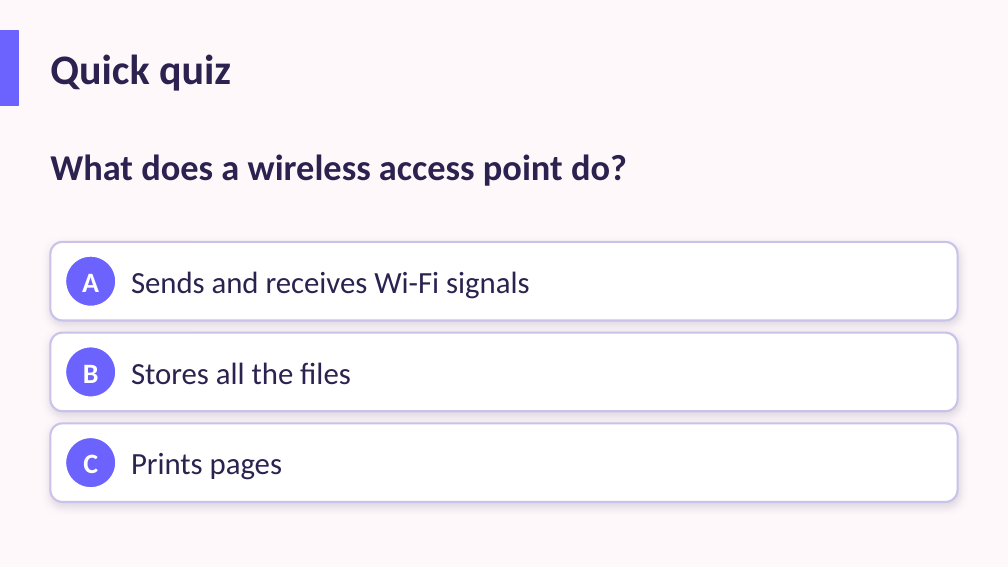
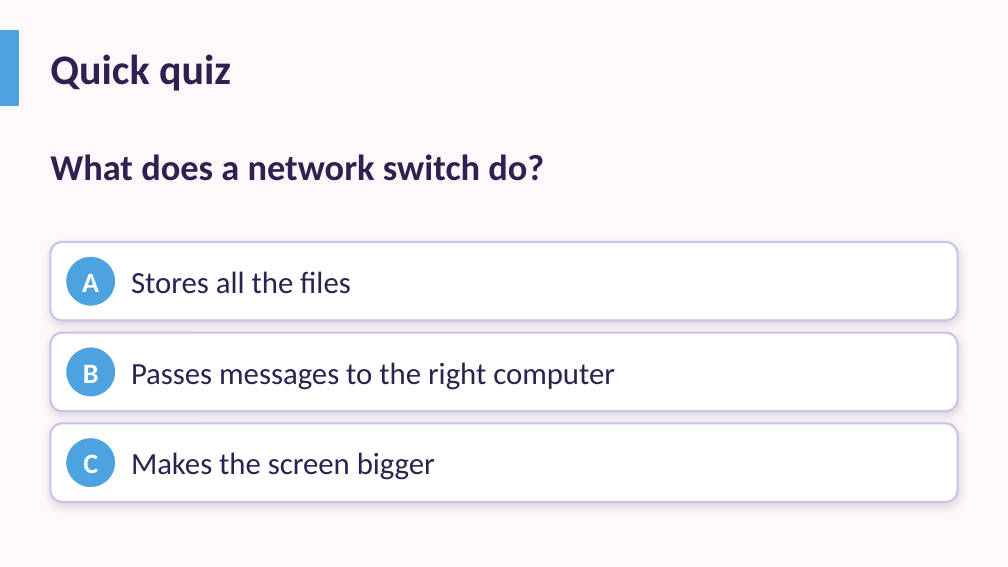
Before and after one commit to abualrif22-glitch/NBC, a slide deck: slide 24 of resources/Year-3/Y3 Unit summary - Connecting Computers.pptx (slide 58 before the commit). Drawn at 1008x567 pixels with LibreOffice and Linux fonts; fonts in the diff are those of the drawing. Boxes give left, top, right and bottom in pixels: in the first picture for what was removed or moved away, otherwise in the second. Text is boxed around its words. In the diff, an @@ line names an element or a change of style, - is before the commit and + after.

```diff
--- a/resources/Year-3/Y3 Unit summary - Connecting Computers.pptx
+++ b/resources/Year-3/Y3 Unit summary - Connecting Computers.pptx
@@ rectangle at [0,30,18,106]: fill #6C63FF to #4DA3E0; outline #6C63FF 1 pt to #4DA3E0 1 pt @@
@@ text at [50,154,544,181]: text changed @@
-What does a wireless access point do?
+What does a network switch do?
@@ text at [131,271,351,294]: text changed @@
-Sends and receives Wi-Fi signals
+Stores all the files
@@ text at [131,362,615,390]: text changed @@
-Stores all the files
+Passes messages to the right computer
@@ fill #6C63FF to #4DA3E0 in 3 elements at [66,256,116,306], [66,347,116,397], [66,437,116,488] @@
@@ text at [131,452,435,480]: text changed @@
-Prints pages
+Makes the screen bigger
```
Also in this commit, not shown: 14 other slides changed, 15 slides added, 68 slides removed, 1 other file.
